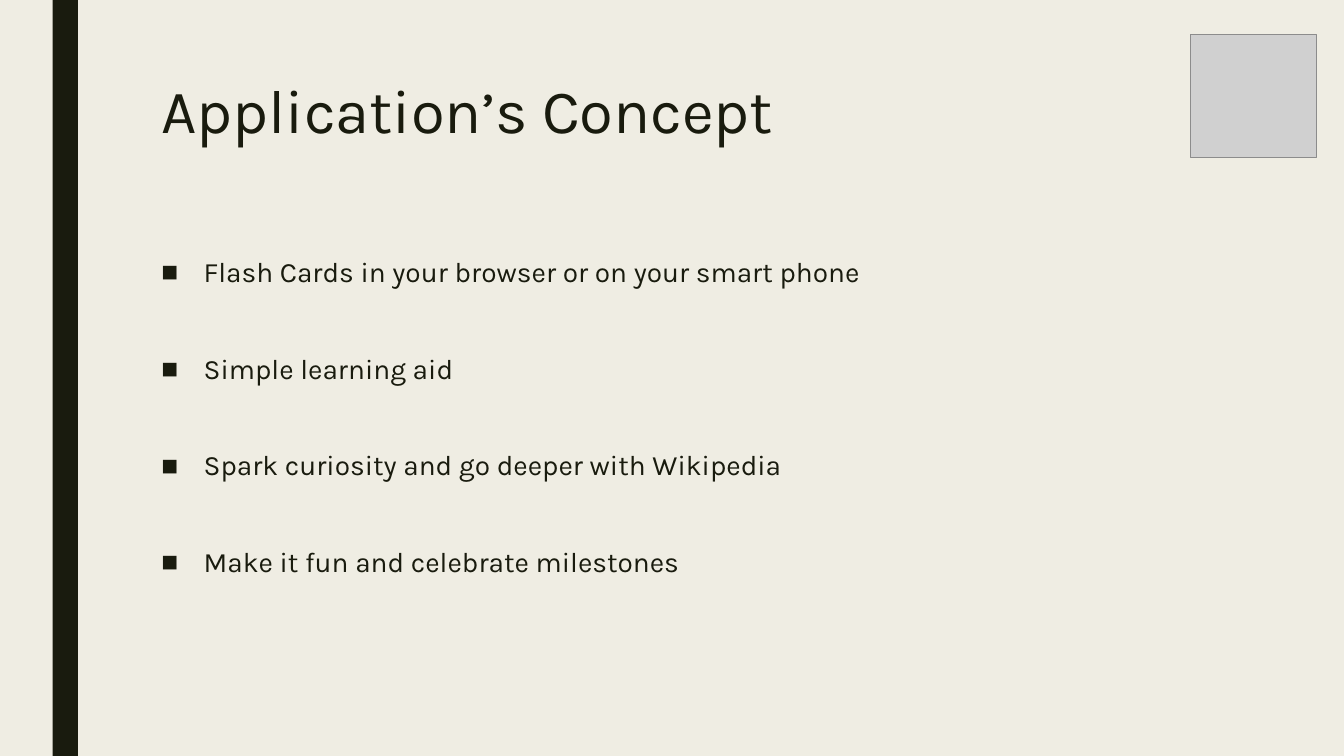
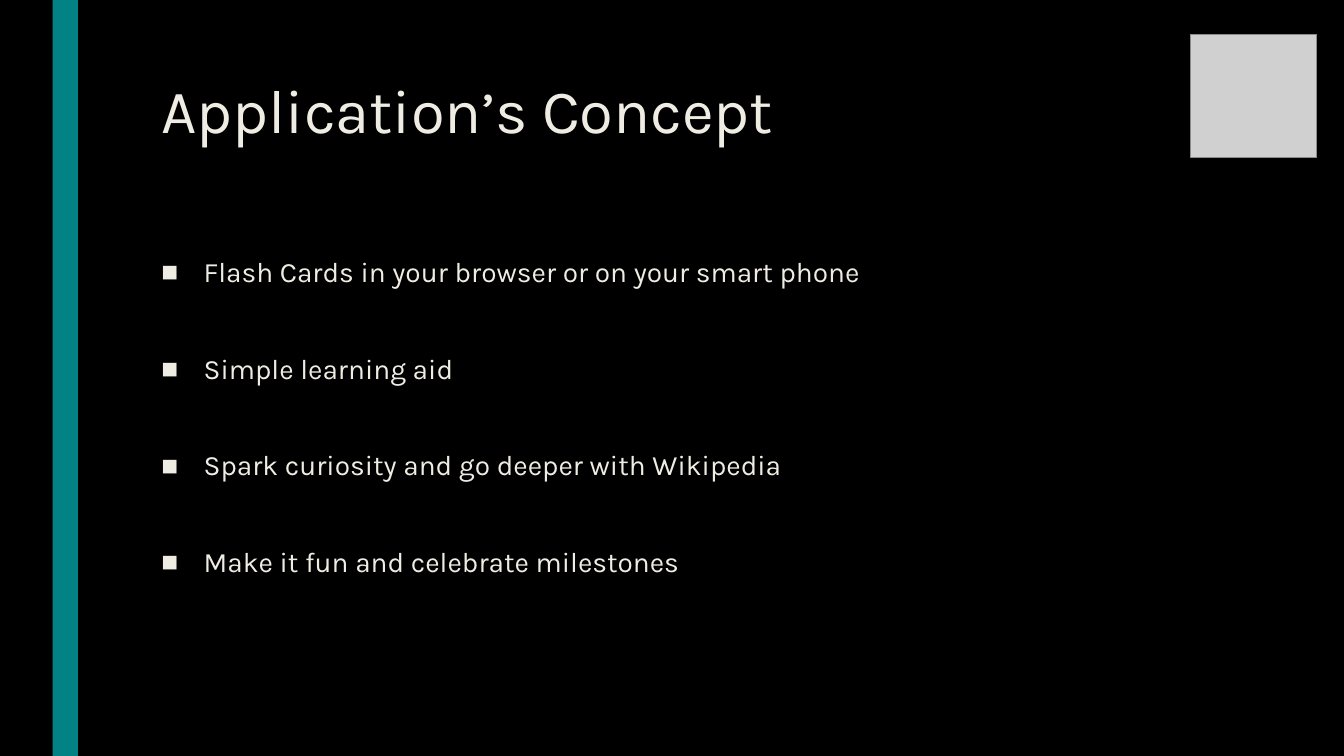
Before and after one commit to codeDeck-Learning-Tools/codeDeck, a slide deck: slide 3 of powerpoint/codeDeck2.pptx. Drawn at 1344x756 pixels with LibreOffice and Linux fonts; fonts in the diff are those of the drawing; grey boxes stand for pictures. Boxes give left, top, right and bottom in pixels: in the first picture for what was removed or moved away, otherwise in the second. Text is boxed around its words. In the diff, an @@ line names an element or a change of style, - is before the commit and + after.

Commit message:
modify powerpoint background

```diff
--- a/powerpoint/codeDeck2.pptx
+++ b/powerpoint/codeDeck2.pptx
@@ background #EFEDE3 to #000000 @@
@@ rectangle at <box>52,0,78,756</box>: fill #191B0E to #038286 @@
@@ title "Application’s Concept" at <box>161,90,773,148</box>: text colour #191B0E to #EFEDE3 @@
@@ text "Flash Cards in your browser ..." at <box>204,262,860,573</box>: text colour #191B0E to #EFEDE3 @@
```
Also in this commit, not shown: 10 other slides changed.
